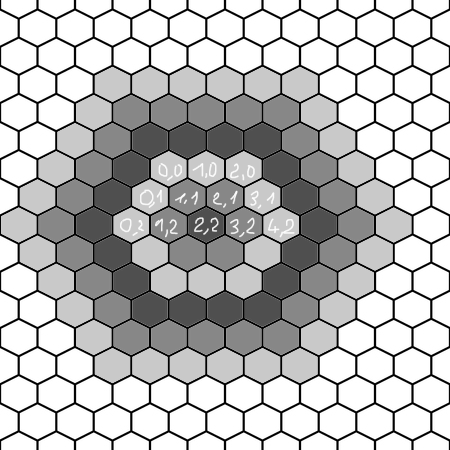
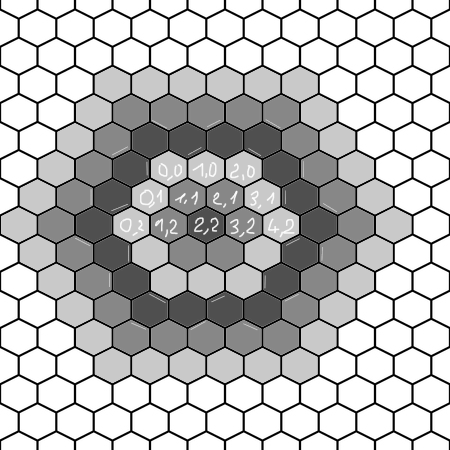
Layer changes from the first 450×450 image to the second:
added layer "Calque de dessin 6" above "Calque de dessin 5" over [75, 119, 337, 331]
painted on "Calque de dessin 5" over [75, 128, 304, 256]
painted on "fond" over [75, 119, 337, 331]
